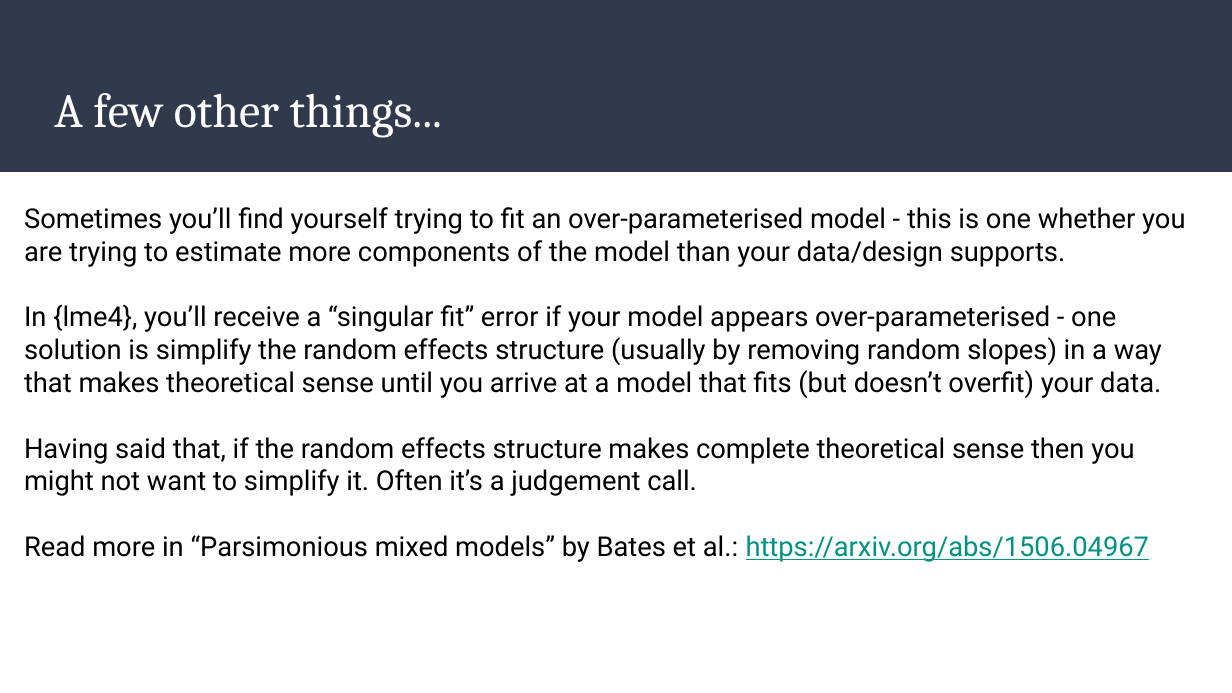
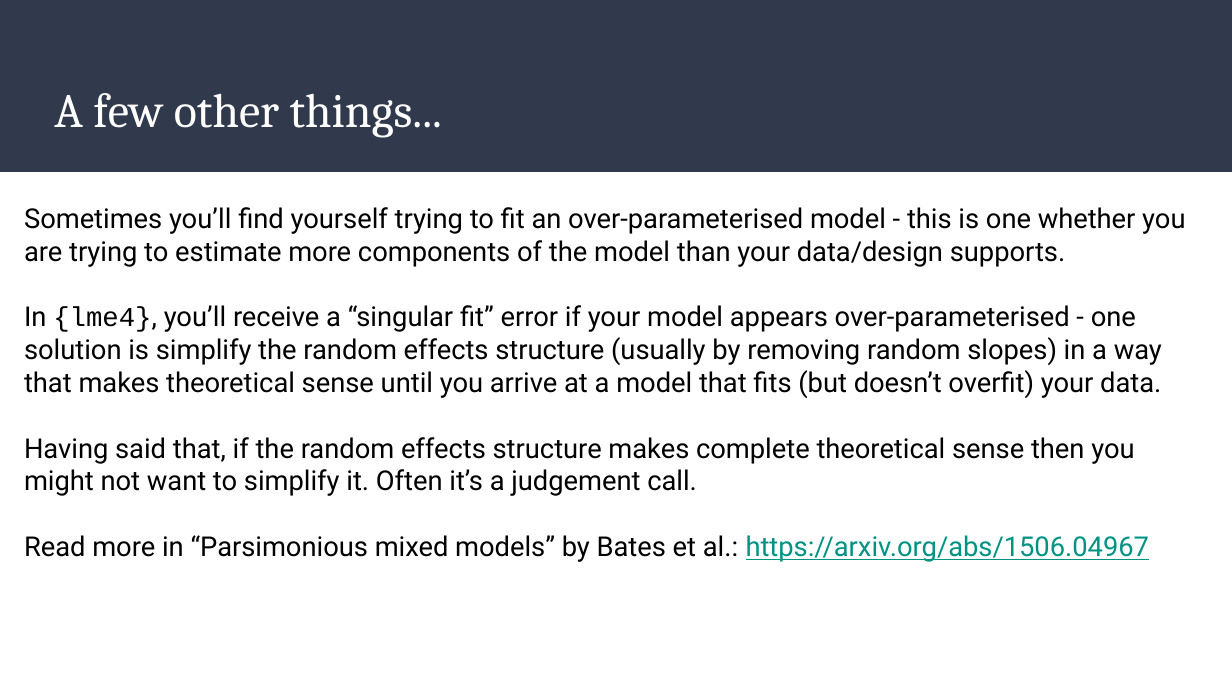
Before and after one commit to dannagifford/Wk5-16_mixed_models_pt2, a slide deck: slide 22 of slides/Mixed_Models_Part_2.odp (slide 21 before the commit). Drawn at 1232x693 pixels with LibreOffice and Linux fonts; fonts in the diff are those of the drawing. Boxes give left, top, right and bottom in pixels: in the first picture for what was removed or moved away, otherwise in the second. Text is boxed around its words. In the diff, an @@ line names an element or a change of style, - is before the commit and + after.

```diff
--- a/slides/Mixed_Models_Part_2.odp
+++ b/slides/Mixed_Models_Part_2.odp
@@ text at [24, 305, 1162, 398]: font Roboto to Courier New in "{lme4}," @@
```
Also in this commit, not shown: 5 other slides changed, 1 slide added, 1 other file.
